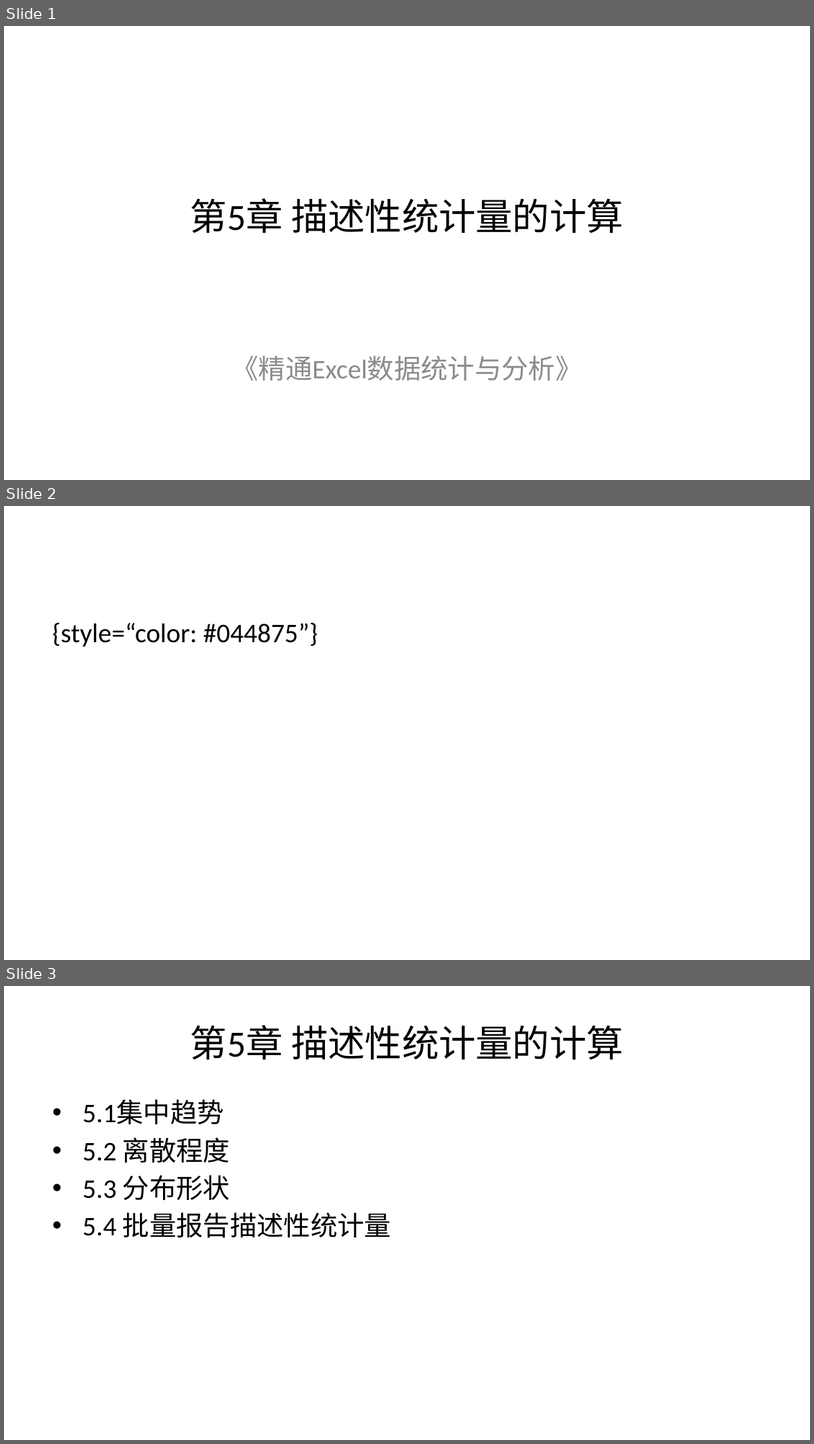
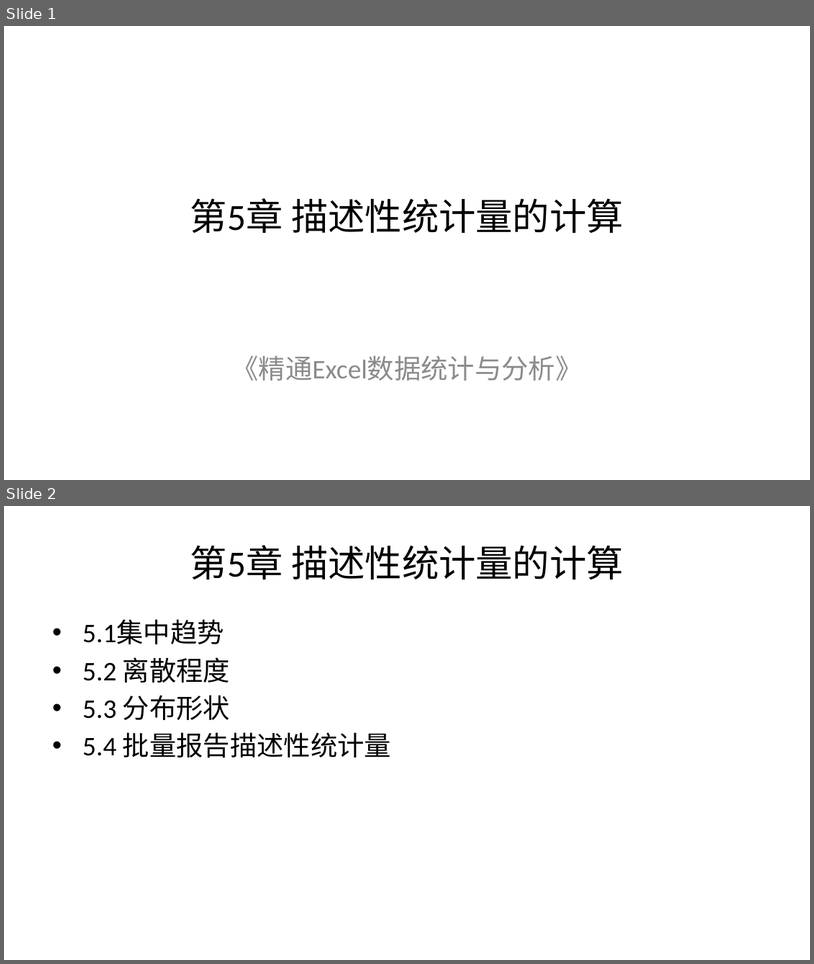
Before and after one commit to lizongzhang/excelstat, a slide deck: docs/chap5_slide.pptx. Shown one above the other, each under a label of ours: slides 1, 2 and 3 before the commit, slides 1 and 2 after it. The pictures are 814x1444 and 814x964 pixels, drawn with LibreOffice and Linux fonts; fonts in the diff are those of the drawing. Boxes give left, top, right and bottom in pixels: in the first picture for what was removed or moved away, otherwise in the second. Text is boxed around its words. In the diff, an @@ line names an element or a change of style, - is before the commit and + after.

```diff
--- a/docs/chap5_slide.pptx
+++ b/docs/chap5_slide.pptx
@@ slide 2 removed at [4,506,810,960], background #FFFFFF @@
@@ text removed at [52,623,318,646] @@
-{style=“color: #044875”}
@@ what was slide 3 is now slide 2 @@
```
Also in this commit, not shown: 5 other files.
